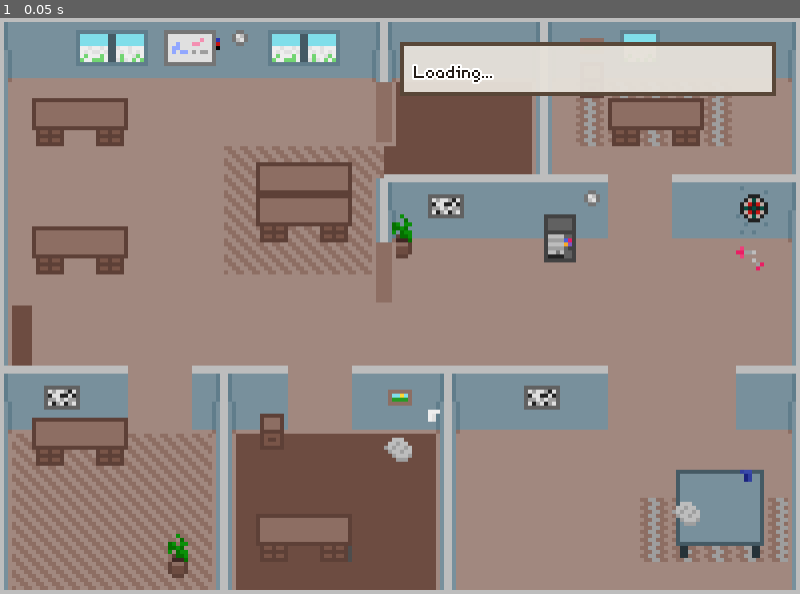
Above: before the commit, frame 1.
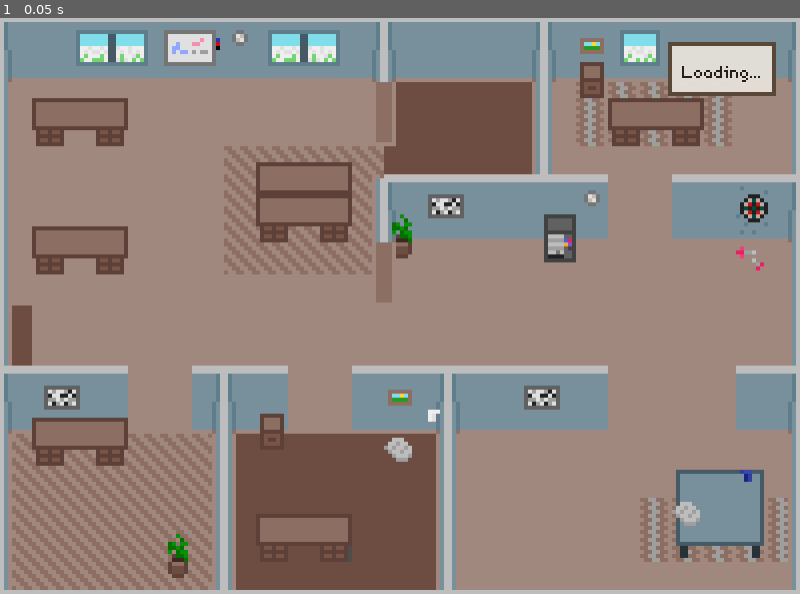
Above: after the commit, the same moment.

Repository: einord/agent-office
Game: Godot game, scene res://scenes/main.tscn
Same seed, same stepped clock (60 frames per second), same inputs: the game is played once before the commit and once after it.
Inputs:
- Up to frame 1 (0.05 s): no input

The runs differ from the first frame. In frame 1, 3.0% of the frame differs, in the area x 50-95%, y 4-14%.

Commit message:
feat: add toggle between minimal and expanded mode for user stats overlay
- Minimal mode shows totals (users, sessions, agents) with ▼ indicator
- Expanded mode shows column-aligned list of active users only
- Click anywhere on panel to toggle modes
- Panel auto-sizes to content width
- Skip zero values in minimal mode, show - for inactive in expanded

Diff:
--- a/gui/agent-office/scenes/user_stats_overlay.gd
+++ b/gui/agent-office/scenes/user_stats_overlay.gd
@@ -4,37 +4,30 @@
 ## Shows active users with their session and agent counts.
 ## Dynamically scales based on window size.
 
-@onready var _stats_label: Label = $MarginContainer/StatsLabel
+@onready var _stats_label: RichTextLabel = $MarginContainer/StatsLabel
 @onready var _margin_container: MarginContainer = $MarginContainer
 
-## Active indicator (green circle)
-const ACTIVE_INDICATOR := "●"
-## Inactive indicator (gray circle)
-const INACTIVE_INDICATOR := "○"
 
-## Pixel-perfect font sizes (Axolotl font works best at multiples of 16)
-const FONT_SIZES := [16, 32, 64]
+## Base values for scaling
 const BASE_MARGIN := 16
 const BASE_WINDOW_WIDTH := 1200.0
 
-var _label_settings: LabelSettings
+var _font: Font
+var _is_expanded: bool = false
+var _current_data: Dictionary = {}
 
 func _ready() -> void:
-	# Create our own LabelSettings so we can modify font_size dynamically
-	_label_settings = LabelSettings.new()
-	var font = load("res://assets/fonts/Axolotl.ttf")
-	if font:
-		_label_settings.font = font
-	_label_settings.font_size = 32
-	_label_settings.font_color = Color(0.15, 0.12, 0.1, 1.0)  # Dark brown text
-	_label_settings.outline_size = 0  # No outline on light background
-
-	if _stats_label:
-		_stats_label.label_settings = _label_settings
+	# Load font for dynamic sizing
+	_font = load("res://assets/fonts/Axolotl.ttf")
 
 	# Connect to window resize
 	get_tree().root.size_changed.connect(_on_window_resized)
 	_on_window_resized()
+
+func _gui_input(event: InputEvent) -> void:
+	if event is InputEventMouseButton and event.pressed and event.button_index == MOUSE_BUTTON_LEFT:
+		_is_expanded = not _is_expanded
+		_update_display()
 
 func _on_window_resized() -> void:
 	var window_size = get_viewport().get_visible_rect().size
@@ -42,20 +35,18 @@
 
 	# Pick pixel-perfect font size based on window width
 	var font_size: int
-	var outline_size: int
 	if scale_factor < 0.6:
 		font_size = 16
-		outline_size = 4
 	elif scale_factor < 1.3:
 		font_size = 32
-		outline_size = 8
 	else:
 		font_size = 64
-		outline_size = 16
 
-	if _label_settings:
-		_label_settings.font_size = font_size
-		_label_settings.outline_size = outline_size
+	# Apply font settings to RichTextLabel
+	if _stats_label and _font:
+		_stats_label.add_theme_font_override("normal_font", _font)
+		_stats_label.add_theme_font_size_override("normal_font_size", font_size)
+		_stats_label.add_theme_color_override("default_color", Color(0.15, 0.12, 0.1, 1.0))
 
 	# Scale margins proportionally
 	if _margin_container:
@@ -69,25 +60,65 @@
 ## Updates the overlay with new user stats data.
 ## @param data - Dictionary with 'users' array and 'totals' object
 func update_stats(data: Dictionary) -> void:
+	_current_data = data
+	_update_display()
+
+func _update_display() -> void:
 	if _stats_label == null:
 		return
 
-	var users = data.get("users", [])
+	if _is_expanded:
+		_render_expanded()
+	else:
+		_render_minimal()
+
+func _render_minimal() -> void:
+	var totals = _current_data.get("totals", {})
+	var parts: Array[String] = []
+
+	var users = totals.get("activeUsers", 0)
+	var sessions = totals.get("totalSessions", 0)
+	var agents = totals.get("totalAgents", 0)
+
+	if users > 0:
+		parts.append("%du" % users)
+	if sessions > 0:
+		parts.append("%ds" % sessions)
+	if agents > 0:
+		parts.append("%da" % agents)
+
+	var text = "  ".join(parts) if parts.size() > 0 else "-"
+	_stats_label.text = text + "  ▼"
+
+func _render_expanded() -> void:
+	var all_users = _current_data.get("users", [])
+
+	# Filter only active users
+	var users: Array = []
+	for user in all_users:
+		if user.get("isActive", false):
+			users.append(user)
+
 	if users.is_empty():
-		_stats_label.text = "No users"
+		_stats_label.text = "No active users"
 		return
 
 	var lines: Array[String] = []
 
+	# Find longest name for padding
+	var max_name_len := 0
 	for user in users:
-		var display_name = user.get("displayName", "Unknown")
-		var session_count = user.get("sessionCount", 0)
-		var agent_count = user.get("agentCount", 0)
-		var is_active = user.get("isActive", false)
+		max_name_len = max(max_name_len, user.get("displayName", "").length())
 
-		# Format: ● Name     2s  4a
-		var indicator = ACTIVE_INDICATOR if is_active else INACTIVE_INDICATOR
-		var line = "%s %s  %ds  %da" % [indicator, display_name, session_count, agent_count]
-		lines.append(line)
+	for user in users:
+		var name = user.get("displayName", "?")
+		var sessions = user.get("sessionCount", 0)
+		var agents = user.get("agentCount", 0)
+
+		var padded_name = name.rpad(max_name_len)
+		var session_str = "%ds" % sessions if sessions > 0 else " -"
+		var agent_str = "%da" % agents if agents > 0 else " -"
+
+		lines.append("%s  %s  %s" % [padded_name, session_str, agent_str])
 
 	_stats_label.text = "\n".join(lines)
--- a/gui/agent-office/scenes/user_stats_overlay.tscn
+++ b/gui/agent-office/scenes/user_stats_overlay.tscn
@@ -18,17 +18,23 @@
 anchors_preset = 1
 anchor_left = 1.0
 anchor_right = 1.0
-offset_left = -400.0
+offset_left = -24.0
 offset_top = 24.0
 offset_right = -24.0
 grow_horizontal = 0
 size_flags_vertical = 0
+mouse_filter = 0
 theme_override_styles/panel = SubResource("StyleBoxFlat_panel")
 script = ExtResource("1_script")
 
 [node name="MarginContainer" type="MarginContainer" parent="."]
 layout_mode = 2
+mouse_filter = 2
 
-[node name="StatsLabel" type="Label" parent="MarginContainer"]
+[node name="StatsLabel" type="RichTextLabel" parent="MarginContainer"]
 layout_mode = 2
+mouse_filter = 2
+bbcode_enabled = true
+fit_content = true
+autowrap_mode = 0
 text = "Loading..."
